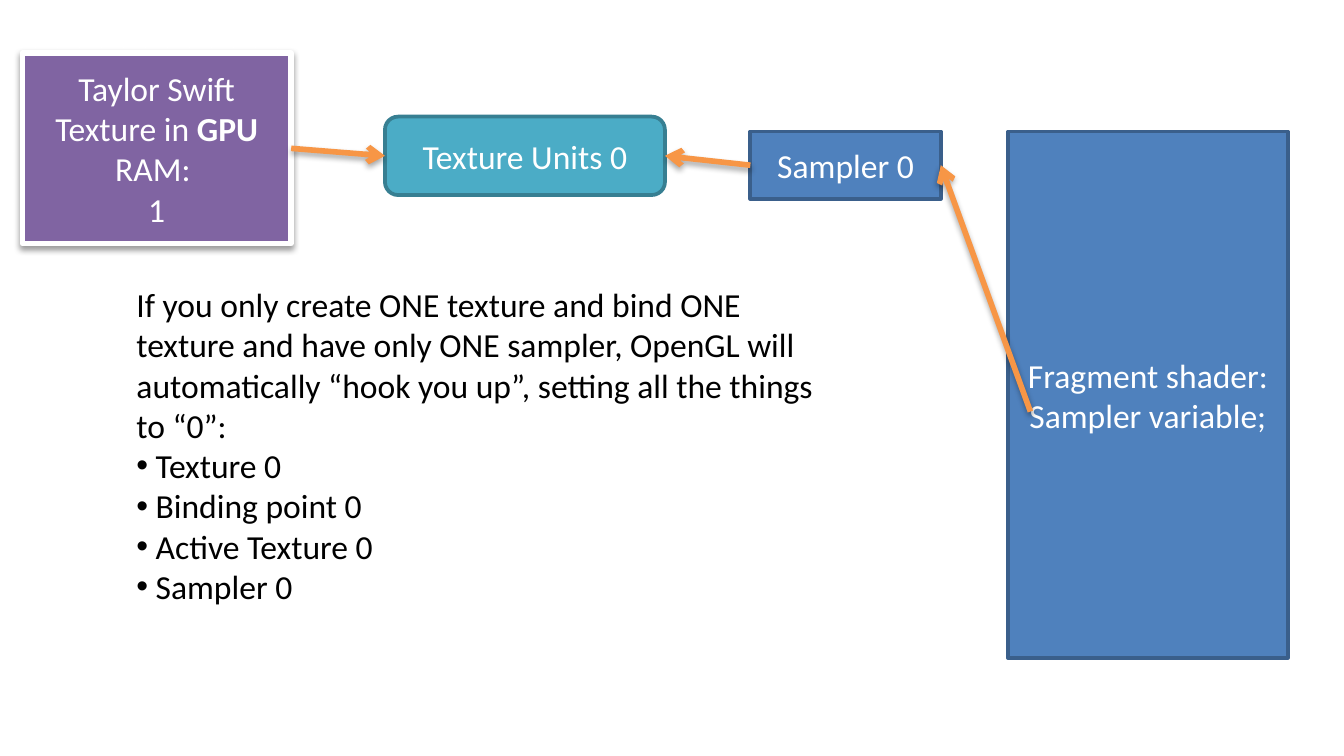
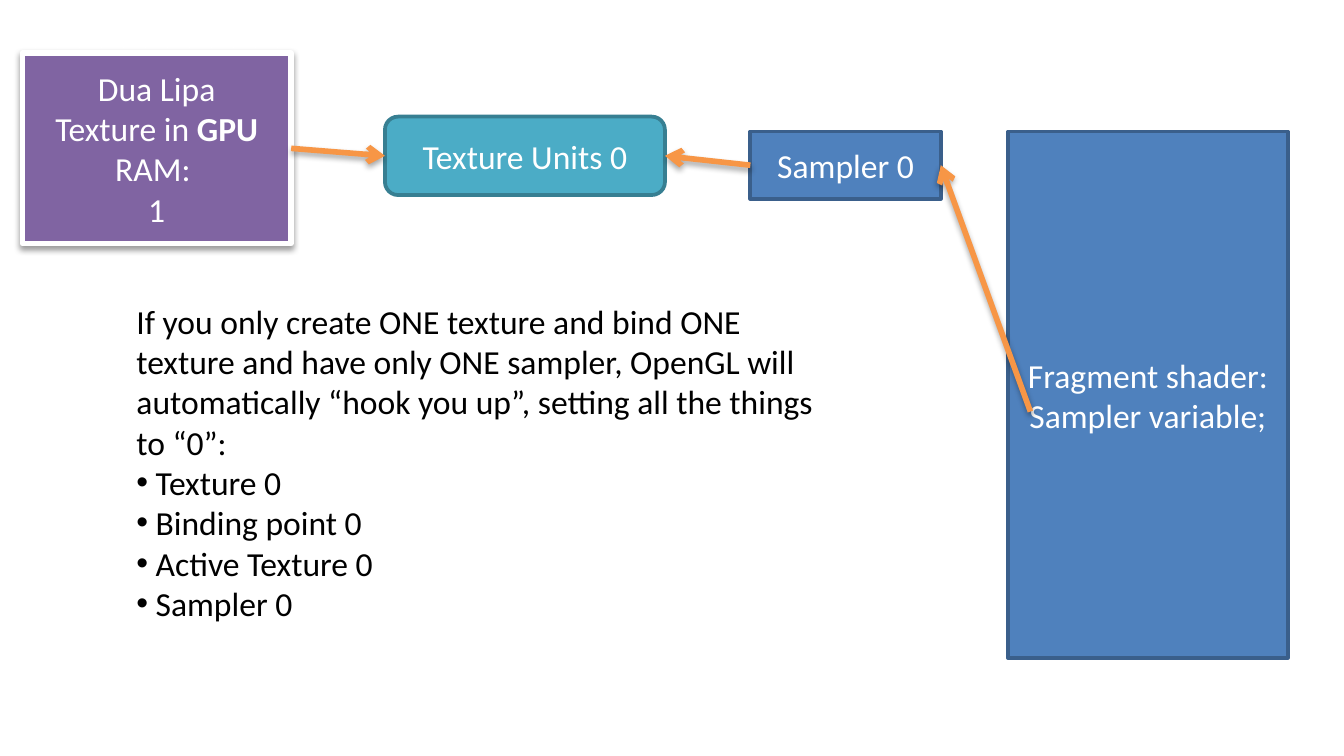
Before and after one commit to FeeneyCodes/GDP202425, a slide deck: slide 11 of 6028_Graph_1/D2D/W08-texturing/Texture mapping maddness_Key_Ending_Slide.pptx. Drawn at 1344x756 pixels with LibreOffice and Linux fonts; fonts in the diff are those of the drawing. Boxes give left, top, right and bottom in pixels: in the first picture for what was removed or moved away, otherwise in the second. Text is boxed around its words. In the diff, an @@ line names an element or a change of style, - is before the commit and + after.

Commit message:
Showing a single texture (for now)

```diff
--- a/6028_Graph_1/D2D/W08-texturing/Texture mapping maddness_Key_Ending_Slide.pptx
+++ b/6028_Graph_1/D2D/W08-texturing/Texture mapping maddness_Key_Ending_Slide.pptx
@@ text in rectangle at [55,78,258,181]: text changed @@
-Taylor Swift Texture in GPU RAM:
+Dua Lipa
+Texture in GPU RAM:
@@ text "If you only create ONE ...": place and size @@
-text "If you only create ONE ..." at [136,293,812,605]
+text "If you only create ONE ..." at [136,310,812,622]
```
Also in this commit, not shown: 2 other slides changed, 42 other files.
